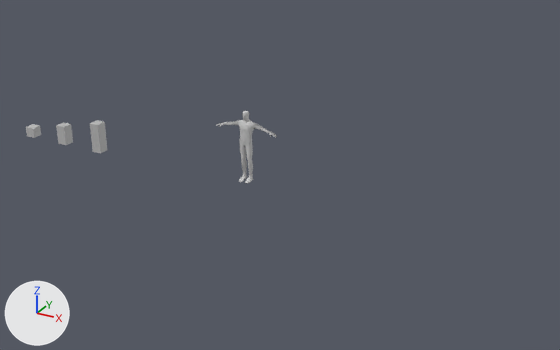
The FBX model FbxModel/cubes.fbx, before and after one commit.
Both versions are drawn from a camera (50 mm lens) standing at (0.782, -0.773, 0.403) and looking at (0.35, 0.012, 0.011). Every picture has the same lights, and +X, +Y and +Z are marked at lower left. Where no turn or scale is listed for an object, it has been applied to the vertices.

Before the edit, the objects in view are built like this:
```python
me_mesh_002 = bpy.data.meshes.new('Mesh.002')
me_mesh_002.from_pydata(...)  # 16 vertices, 28 faces; spans x -0.0073..0.0073, y -0.0073..0.0073, z -0.0073..0.0352
me_mesh_002.materials.append(mat_testscene_lambert2)  # grey #bcbcbc
me_mesh_003 = bpy.data.meshes.new('Mesh.003')
me_mesh_003.from_pydata(...)  # 1415 vertices, 2811 faces; spans x -0.0442..0.0442, y -0.0106..0.0078, z 0.0..0.0925
me_mesh_003.materials.append(mat_testscene_animwalk2_man4_7___default1)  # light grey #cacaca
ob_character1 = bpy.data.objects.new('Character1', me_mesh_003)
ob_character1.location = (0.3084, 0.0, 0.0)
ob_pcube3 = bpy.data.objects.new('pCube3', me_mesh_002)
ob_pcube3.location = (0.0657, 0.0, 0.0)
```
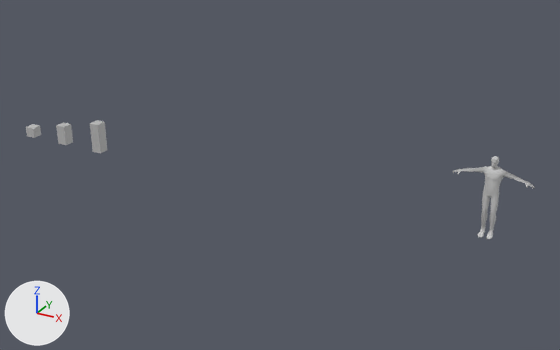
Edits to the bpy script that builds the scene:
```text
Change ob_character1:
    ob_character1.location: (0.3084, 0.0, 0.0) -> (0.6154, 0.0, 0.0)
```

Location of each change, [x1, y1, x2, y2] in pixels of the pictures (560 x 350 px):
'Character1', moved: before [216, 111, 277, 183]; after [453, 156, 535, 239]
